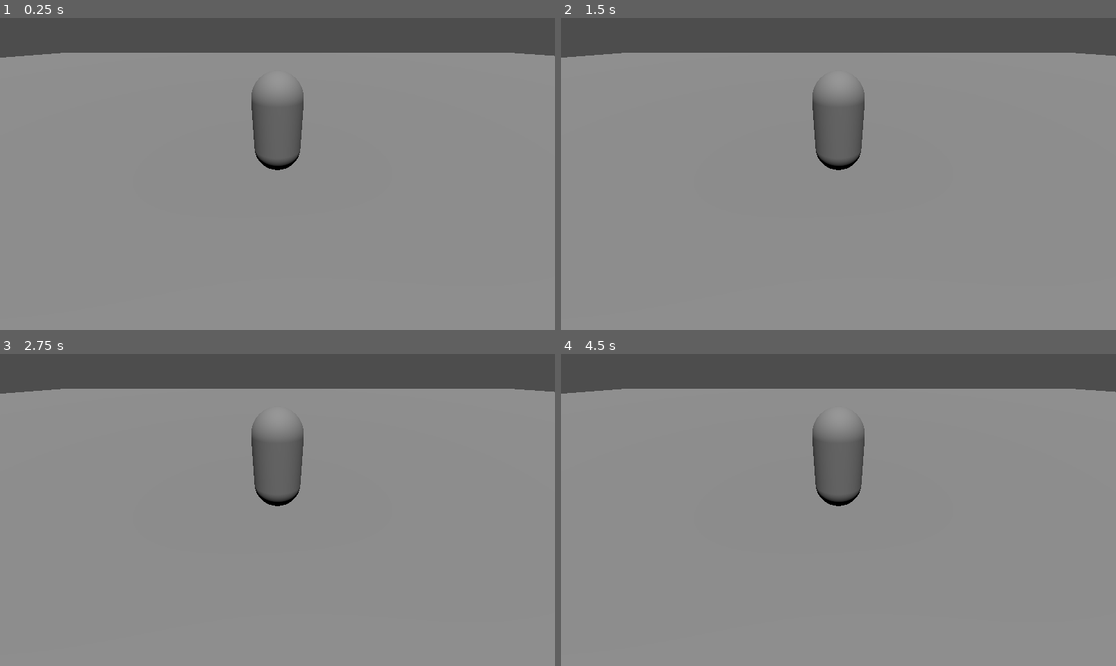
Above: before the commit, frames 1-4 (two rows, left to right).
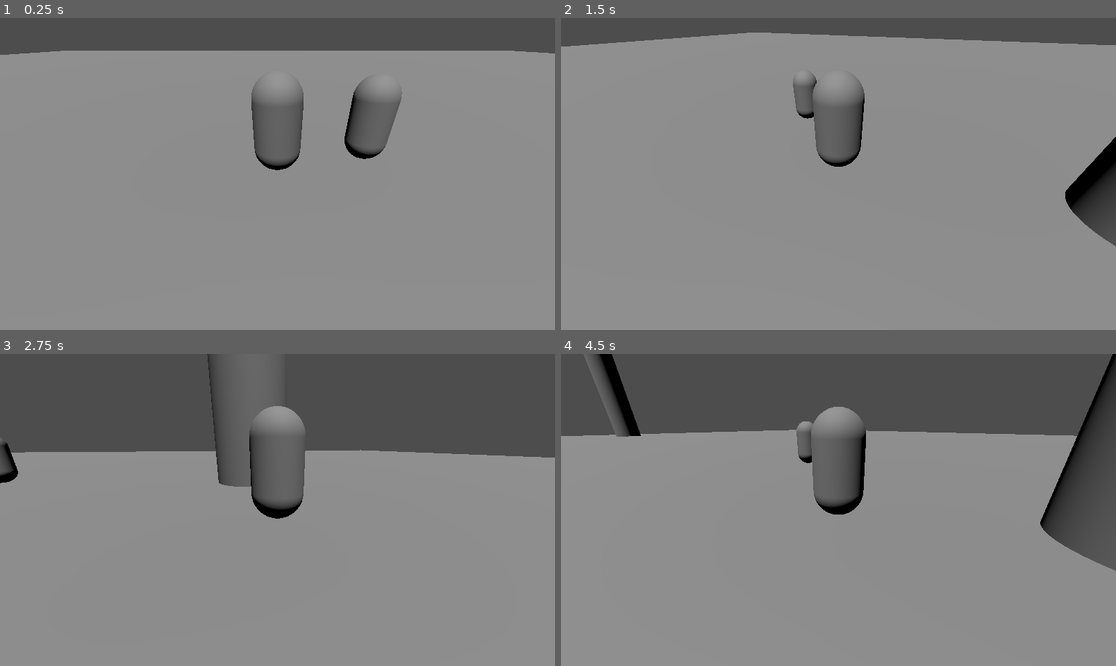
Above: after the commit, the same moments.

Repository: JTMurdock/first-game-proto
Game: Godot game, scene res://node_3d.tscn
Same seed, same stepped clock (60 frames per second), same inputs: the game is played once before the commit and once after it.
Inputs (mouse positions are in pixels of both pictures, inside the frame that each line leads up to):
- Up to frame 1 (0.25 s): no input
- Up to frame 2 (1.5 s): tap Enter at 0.5 s; move the mouse to (960, 158) at 0.52 s; hold D (move_right) 0.53-1.28 s; tap Shift (dash) at 0.6, 1.35 s; tap Space (jump) at 0.77 s; move the mouse to (727, 189) at 1.27 s; hold S (move_backwards) from 1.28 s (still down)
- Up to frame 3 (2.75 s): tap Space (jump) at 1.52 s; move the mouse to (333, 441) at 2.02 s; release S (move_backwards) at 2.03 s; hold D (move_right) from 2.03 s (still down); tap Shift (dash) at 2.1 s
- Up to frame 4 (4.5 s): move the mouse to (810, 572) at 2.77 s; release D (move_right) at 2.78 s; hold W (move_forward) 2.78-3.53 s; tap Shift (dash) at 2.85, 3.6, 4.35 s; tap Space (jump) at 3.02, 3.77 s; move the mouse to (1005, 556) at 3.52 s; hold A (move_left) from 3.53 s (still down); move the mouse to (672, 463) at 4.27 s

The runs differ from the first frame. In frame 1, 2.3% of the frame differs, in the area x 0-100%, y 10-46%; in frame 2, 7.1%; in frame 3, 21%, in the area x 0-100%, y 0-53%; in frame 4, 20%.
Error before the commit: Parse Error: Expected indented block after match pattern block. (res://character_body_3d.gd:135)

Commit message:
Implented attack state

Diff:
--- a/character_body_3d.gd
+++ b/character_body_3d.gd
@@ -41,11 +41,23 @@
 }
 
 @onready var pivot = $"Pivot (Node3D)"
+@onready var melee_hitbox = $"MeleeHitbox"
 
 var current_movement_state = PlayerState.IDLE
 
 func _ready():
 	Input.mouse_mode = Input.MOUSE_MODE_CAPTURED
+	melee_hitbox.monitoring = false
+	melee_hitbox.area_entered.connect(_on_melee_hitbox_area_entered)
+
+func _on_melee_hitbox_area_entered(area):
+	if attack_phase != AttackPhase.ACTIVE:
+		return
+	if area.is_in_group("enemy_hurtbox"):
+		var enemy = area.get_parent()
+		if enemy.has_method("take_damage"):
+			enemy.take_damage(10)
+
 
 func _unhandled_input(event):
 	if event is InputEventMouseMotion:
@@ -124,16 +136,45 @@
 		velocity.y -= GRAVITY * delta
 	else:
 		current_movement_state = PlayerState.IDLE
-enum AttackType{
-	LIGHT,
-	HEAVY,
-	CHARGED
+
+enum AttackPhase{
+	IDLE,
+	WINDUP,
+	ACTIVE,
+	RECOVERY
 }
-var current_attack_state = AttackType.LIGHT
+
+func activate_hitbox():
+	melee_hitbox.monitoring = true
+	print("Hitbox On")
+func deactivate_hitbox():
+	melee_hitbox.monitoring = false
+	print("Hitbox Off")
+
+var attack_phase = AttackPhase.IDLE
+var attack_timer = 0.0
 func handle_attack_state(delta):
-	match current_attack_state:
-		AttackType.LIGHT:
-
+	match attack_phase:
+		AttackPhase.IDLE:
+			if Input.is_action_just_pressed("light attack"):
+				attack_phase = AttackPhase.WINDUP
+				attack_timer = 0.2
+		AttackPhase.WINDUP:
+			attack_timer -= delta
+			if attack_timer <= 0.0:
+				attack_phase = AttackPhase.ACTIVE
+				attack_timer = 0.1
+				activate_hitbox()
+		AttackPhase.ACTIVE:
+			attack_timer -= delta
+			if attack_timer <= 0:
+				deactivate_hitbox()
+				attack_timer = 0.3
+				attack_phase = AttackPhase.RECOVERY
+		AttackPhase.RECOVERY:
+			attack_timer -= delta
+			if attack_timer <= 0:
+				attack_phase = AttackPhase.IDLE
 
 func _physics_process(delta):
 	if Input.is_action_just_pressed("close"):
--- a/node_3d.tscn
+++ b/node_3d.tscn
@@ -2,10 +2,11 @@
 
 [ext_resource type="Script" uid="uid://c7qhn6xpym4vl" path="res://character_body_3d.gd" id="1_a202f"]
 
-[sub_resource type="CapsuleShape3D" id="CapsuleShape3D_a0tk4"]
-radius = 0.4663086
+[sub_resource type="CapsuleShape3D" id="CapsuleShape3D_a202f"]
 
 [sub_resource type="CapsuleMesh" id="CapsuleMesh_r3fl7"]
+
+[sub_resource type="BoxShape3D" id="BoxShape3D_noarx"]
 
 [sub_resource type="BoxMesh" id="BoxMesh_noarx"]
 size = Vector3(10, 0.1, 10)
@@ -22,17 +23,22 @@
 [sub_resource type="ConcavePolygonShape3D" id="ConcavePolygonShape3D_noarx"]
 data = PackedVector3Array(0, 0.5, 0.5, 0.5, -0.5, 0.5, -0.5, -0.5, 0.5, 0, 0.5, -0.5, -0.5, -0.5, -0.5, 0.5, -0.5, -0.5 …(286 unchanged characters)…
 
+[sub_resource type="CapsuleShape3D" id="CapsuleShape3D_r3fl7"]
+
+[sub_resource type="CapsuleMesh" id="CapsuleMesh_jka67"]
+
 [node name="Node3D" type="Node3D" unique_id=462300862]
 
 [node name="DirectionalLight3D" type="DirectionalLight3D" parent="." unique_id=356333674]
 transform = Transform3D(0.012296052, -0.9995757, 0.026402643, 0.42199627, 0.029125461, 0.9061296, -0.90651417, 0, 0.42217535, 0, 7.089134, 0)
 
 [node name="Player" type="CharacterBody3D" parent="." unique_id=1768421667]
-transform = Transform3D(1, 0, 0, 0, 1, 0, 0, 0, 1, -1.8375596, 0.7808962, -0.99951315)
+transform = Transform3D(1, 0, 0, 0, 1, 0, 0, 0, 1, -1.838, 0.2, -1)
 script = ExtResource("1_a202f")
 
 [node name="CollisionShape3D" type="CollisionShape3D" parent="Player" unique_id=1522458242]
-shape = SubResource("CapsuleShape3D_a0tk4")
+transform = Transform3D(1, 0, 0, 0, 1, 0, 0, 0, 1, 0, 1.1, 0)
+shape = SubResource("CapsuleShape3D_a202f")
 
 [node name="MeshInstance3D" type="MeshInstance3D" parent="Player" unique_id=1588832735]
 mesh = SubResource("CapsuleMesh_r3fl7")
@@ -51,6 +57,12 @@
 transform = Transform3D(1, 0, 0, 0, 1, 0, 0, 0, 1, 0.96475595, 0, 0)
 
 [node name="CollisionShape3D" type="CollisionShape3D" parent="Player/Area3D" unique_id=2138619534]
+
+[node name="MeleeHitbox" type="Area3D" parent="Player" unique_id=559152454]
+
+[node name="CollisionShape3D" type="CollisionShape3D" parent="Player/MeleeHitbox" unique_id=136781712]
+transform = Transform3D(0.009825588, 2.9994206, 0, -0.49990344, 0.05895353, 0, 0, 0, 2, 1.1071992, 0.023697853, 0)
+shape = SubResource("BoxShape3D_noarx")
 
 [node name="StaticBody3D" type="StaticBody3D" parent="." unique_id=1537700571]
 transform = Transform3D(10, 0, 0, 0, 10, 0, 0, 0, 10, 0, 0, 0)
@@ -93,3 +105,12 @@
 [node name="CollisionShape3D" type="CollisionShape3D" parent="Pyramid1" unique_id=603571461]
 transform = Transform3D(10, 0, 2.3841858e-07, 0, 10, 0, -2.3841858e-07, 0, 10, -9.401087, 0, 3.0111208)
 shape = SubResource("ConcavePolygonShape3D_noarx")
+
+[node name="AttackDummy" type="CharacterBody3D" parent="." unique_id=289100303]
+transform = Transform3D(1, 0, 0, 0, 1, 0, 0, 0, 1, 0.386, 0.24812669, -1.761)
+
+[node name="CollisionShape3D" type="CollisionShape3D" parent="AttackDummy" unique_id=1516275421]
+shape = SubResource("CapsuleShape3D_r3fl7")
+
+[node name="MeshInstance3D" type="MeshInstance3D" parent="AttackDummy" unique_id=1059667617]
+mesh = SubResource("CapsuleMesh_jka67")
